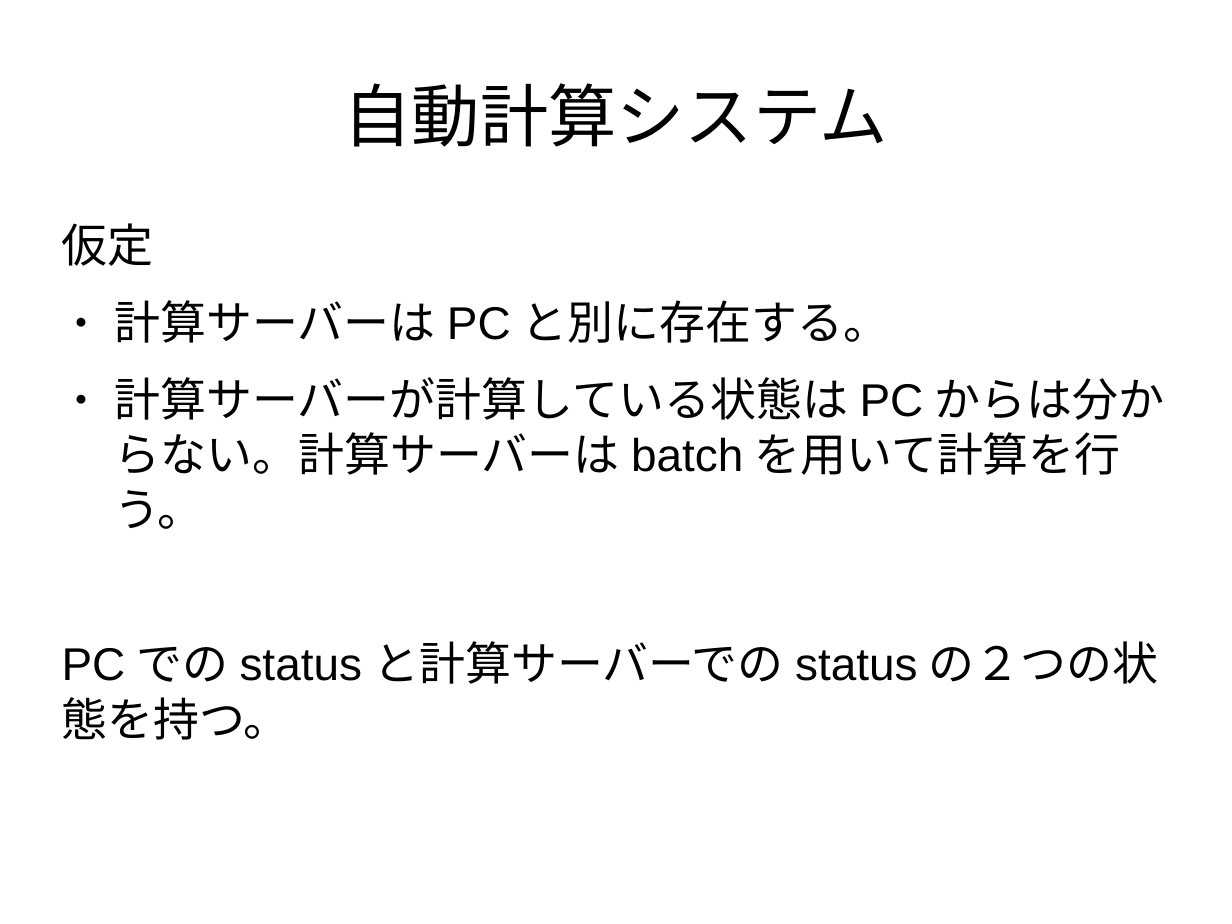
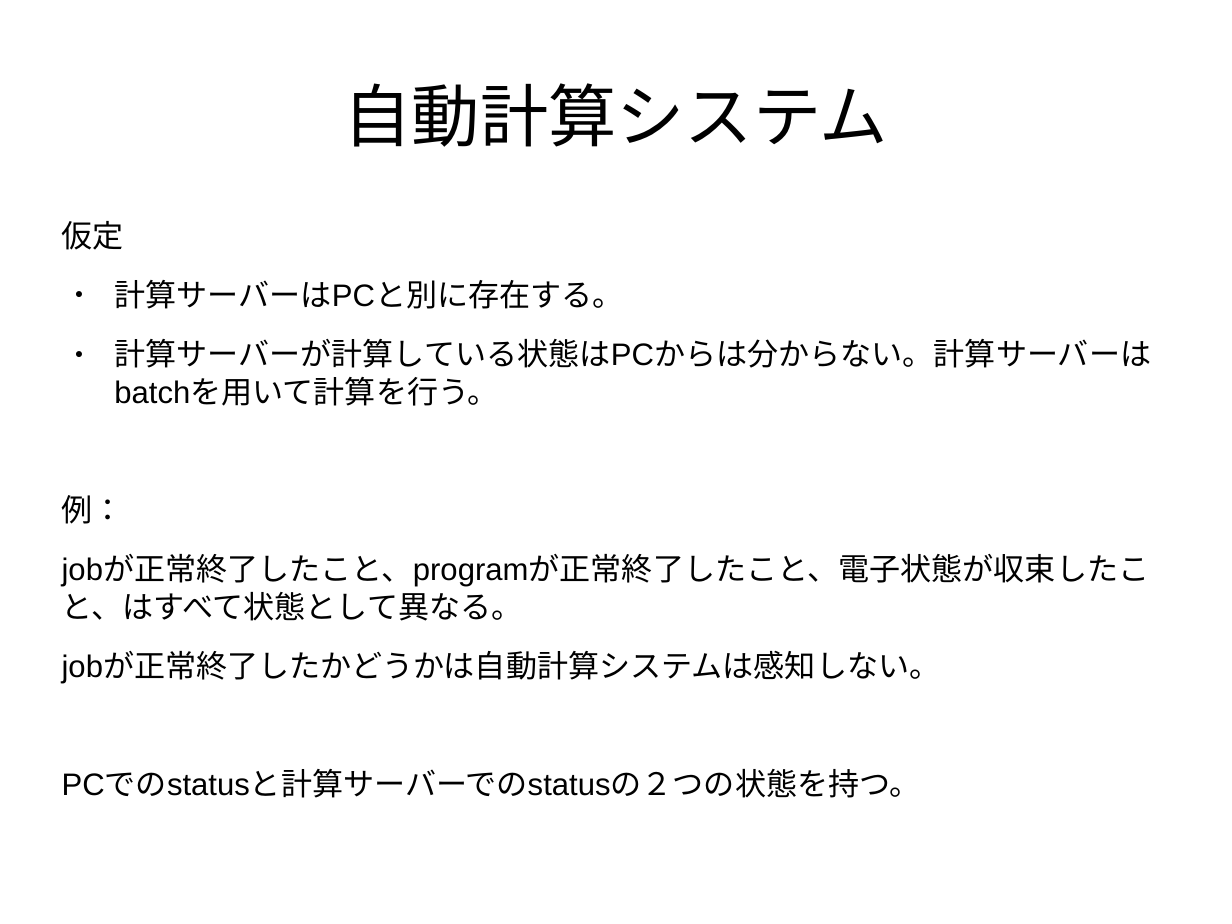
Before and after one commit to nim-hrkn/autcc, a slide deck: slide 3 of 説明.odp (slide 1 before the commit). Drawn at 1232x924 pixels with LibreOffice and Linux fonts; fonts in the diff are those of the drawing. Boxes give left, top, right and bottom in pixels: in the first picture for what was removed or moved away, otherwise in the second. Text is boxed around its words. In the diff, an @@ line names an element or a change of style, - is before the commit and + after.

```diff
--- a/説明.odp
+++ b/説明.odp
@@ text at (62, 221, 1151, 406): size 29.6 to 20 pt in "仮定", "計算サーバーはPCと別に存在する。", "計算サーバーが計算している状態はPCからは分からない。計算サーバーはbatchを用いて計算を行う。", "PCでのstatusと計算サーバーでのstatusの２つの状態を持つ。" @@
@@ text at (62, 495, 1150, 683): paragraphs added @@
+例：
+jobが正常終了したこと、programが正常終了したこと、電子状態が収束したこと、はすべて状態として異なる。
+jobが正常終了したかどうかは自動計算システムは感知しない。
```
Also in this commit, not shown: 2 other slides changed, 4 slides added, 12 other files.
